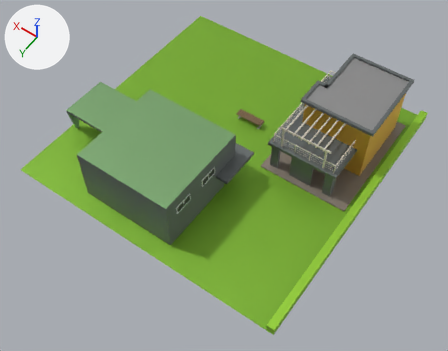
What one commit did to the glTF model js/clusters/remix-residential-garden.glb.
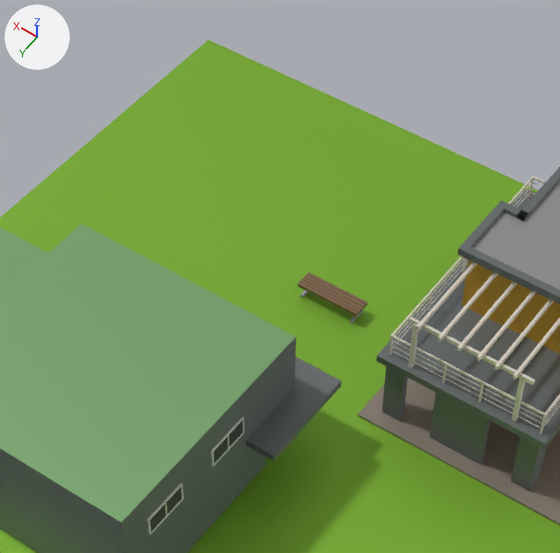
Old and new are each drawn whole from a 50 mm lens placed at (-22.0, 36.2, 64.7), pointed at (7.3, -4.9, 0.1) and again close up on the part from 26% to 76% of the width and 0% to 63% of the height. Lighting does not change. The marker at upper left points along +X, +Y and +Z. The last two pictures show the newer version. Where no turn or scale is listed for an object, it has been applied to the vertices.

In view in the first close-up: 'Building_House_01_color01_Cube.024', 'Building_House_04_color01_Cube.099', 'Natures_Grass Tile_Plane.010', 'Props_Bench_1_Cube.023'.
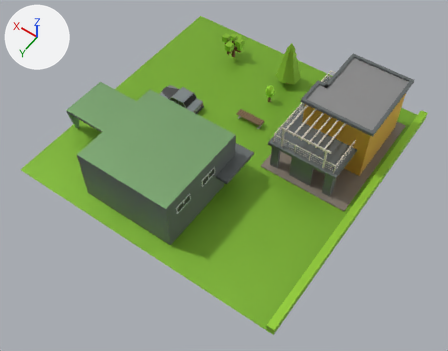
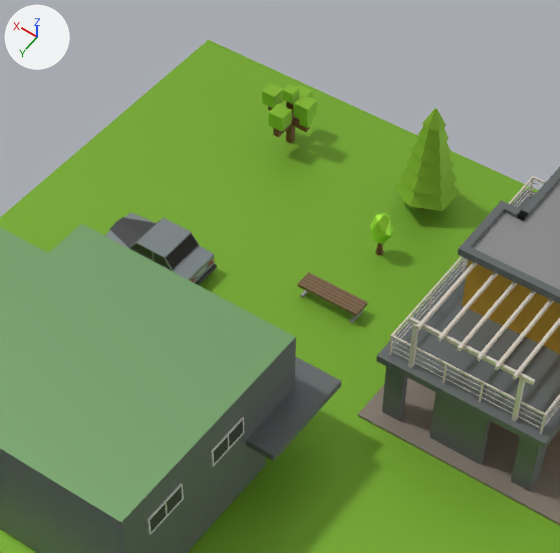
Pixel boxes [x1, y1, x2, y2] of what changed, in the close-ups (560 x 553 px):
```json
{"object": "Vehicle_Car_Cube.050", "change": "added", "after": [105, 212, 217, 285]}
{"object": "Natures_Fir Tree_Cylinder.004", "change": "added", "after": [394, 108, 460, 211], "on screen": "green"}
{"object": "Natures_Cube Tree_Cube.017", "change": "added", "after": [262, 83, 317, 143], "on screen": "green"}
{"object": "Natures_Bush_01_Cylinder", "change": "added", "after": [370, 213, 393, 255], "on screen": "green"}
```

Scene script edits in JSON lines:
```json
{"op": "add", "block": "img_image_4", "code": ["img_image_4 = load_image('Image_4', '_unpacked/Image_4', 512, 512, 'sRGB')"]}
{"op": "add", "block": "mat_car", "code": ["mat_car = principled_material('Car')", "mat_car.texture = img_image_4", "mat_car.metallic = 0.5"]}
{"op": "add", "block": "me_mesh_8", "code": ["me_mesh_8 = bpy.data.meshes.new('Mesh_8')", "me_mesh_8.from_pydata(...)  # 31 vertices, 54 faces; spans x -0.69..0.63, y -0.64..0.65, z 0.0..3.07", "me_mesh_8.materials.append(mat_defaultmaterial)  # picture img_image_0"]}
{"op": "add", "block": "me_mesh_7", "code": ["me_mesh_7 = bpy.data.meshes.new('Mesh_7')", "me_mesh_7.from_pydata(...)  # 136 vertices, 244 faces; spans x -1.57..1.83, y -1.62..1.58, z 0.0..4.03", "me_mesh_7.materials.append(mat_defaultmaterial)  # picture img_image_0"]}
{"op": "add", "block": "me_mesh_6", "code": ["me_mesh_6 = bpy.data.meshes.new('Mesh_6')", "me_mesh_6.from_pydata(...)  # 96 vertices, 184 faces; spans x -1.7..1.7, y -1.96..1.96, z 0.0..7.35", "me_mesh_6.materials.append(mat_defaultmaterial)  # picture img_image_0"]}
{"op": "add", "block": "me_mesh_5", "code": ["me_mesh_5 = bpy.data.meshes.new('Mesh_5')", "me_mesh_5.from_pydata(...)  # 396 vertices, 744 faces; spans x -3.35..2.97, y -1.48..1.48, z 0.0..2.19", "me_mesh_5.materials.append(mat_car)  # picture img_image_4"]}
{"op": "add", "block": "ob_natures_bush_01_cylinder", "code": ["ob_natures_bush_01_cylinder = bpy.data.objects.new('Natures_Bush_01_Cylinder', me_mesh_8)", "ob_natures_bush_01_cylinder.location = (10.03, -20.0, 0.0)"]}
{"op": "add", "block": "ob_natures_cube_tree_cube_017", "code": ["ob_natures_cube_tree_cube_017 = bpy.data.objects.new('Natures_Cube Tree_Cube.017', me_mesh_7)", "ob_natures_cube_tree_cube_017.location = (19.87, -24.98, 0.0)"]}
{"op": "add", "block": "ob_natures_fir_tree_cylinder_004", "code": ["ob_natures_fir_tree_cylinder_004 = bpy.data.objects.new('Natures_Fir Tree_Cylinder.004', me_mesh_6)", "ob_natures_fir_tree_cylinder_004.location = (10.0, -25.0, 0.0)"]}
{"op": "add", "block": "ob_vehicle_car_cube_050", "code": ["ob_vehicle_car_cube_050 = bpy.data.objects.new('Vehicle_Car_Cube.050', me_mesh_5)", "ob_vehicle_car_cube_050.location = (20.19, -12.0, 0.0)"]}
```
